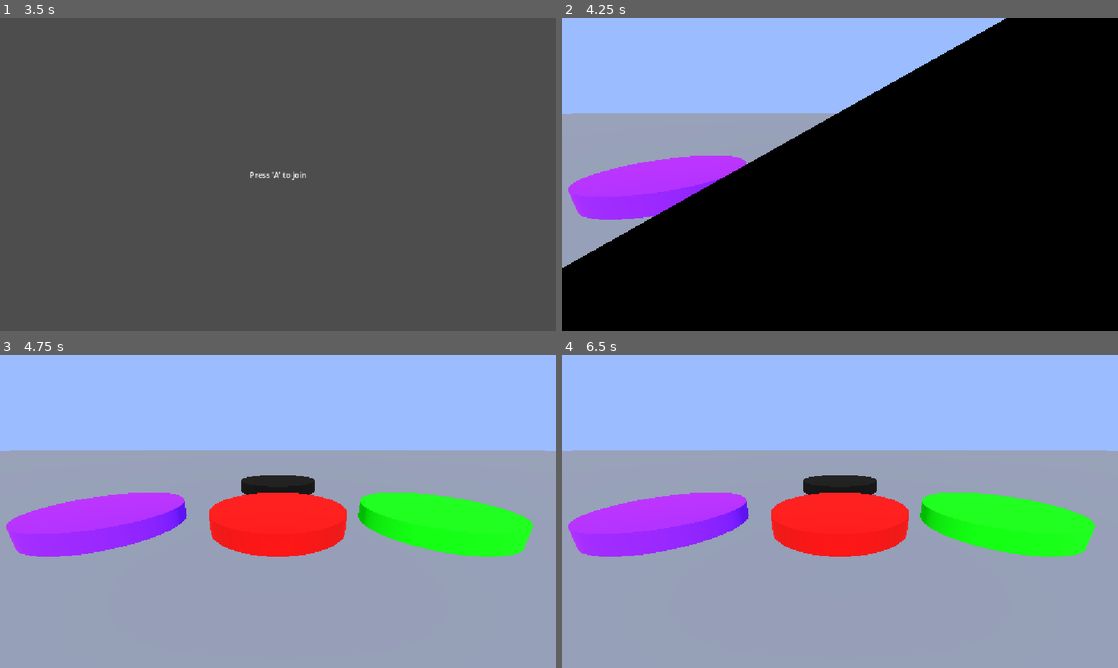
Above: before the commit, frames 1-4 (two rows, left to right).
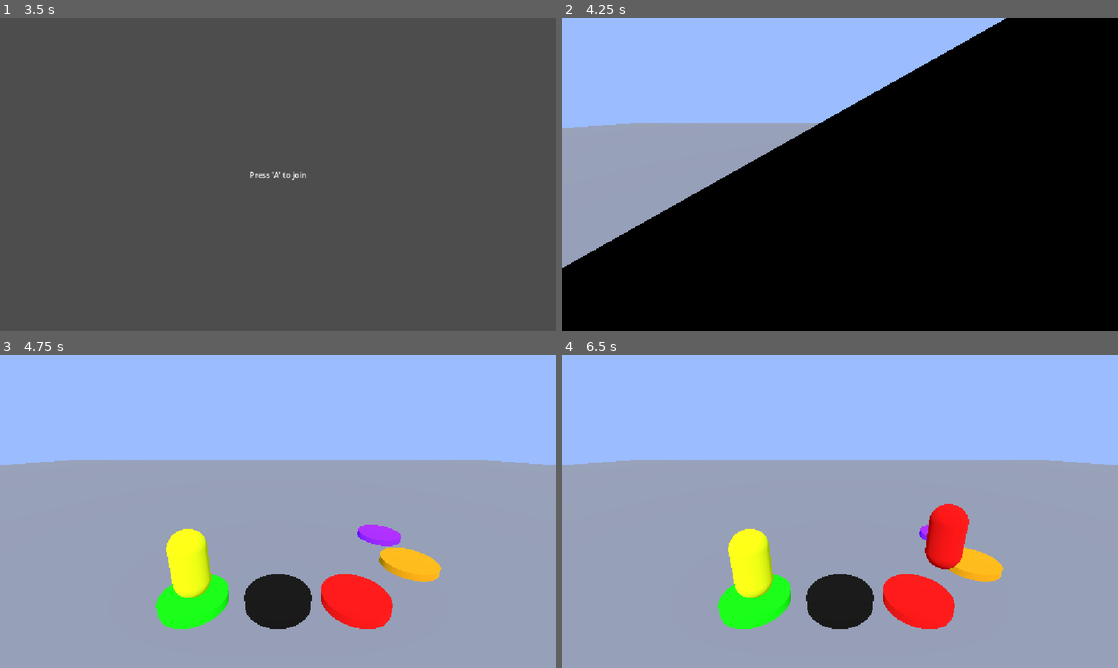
Above: after the commit, the same moments.

Repository: JZxAkuma/Game-Prototype-3
Game: Godot game, scene res://DO NOT TOUCH/Scene/main.tscn
Same seed, same stepped clock (60 frames per second), same inputs: the game is played once before the commit and once after it.
Inputs:
- Up to frame 1 (3.5 s): tap Enter at 0.5 s; hold D (right) 0.53-1.28 s; hold J (a) 0.53-1.28 s; tap K (b) at 0.8, 1.35 s; hold S (down) 1.28-2 s; tap O (lb) at 1.55, 2.85 s; click "Start" at 2 s; tap A (left) at 2.75 s; hold D (right) from 2.78 s (still down); hold L (start) from 2.78 s (still down)
- Up to frame 2 (4.25 s): tap A (left) at 3.5 s; release D (right) at 3.53 s; release L (start) at 3.53 s; hold W (up) from 3.53 s (still down); tap L (start) at 3.6 s; tap U (x) at 3.8 s
- Up to frame 3 (4.75 s): release W (up) at 4.28 s; hold A (left) from 4.28 s (still down); tap U (x) at 4.35 s; tap I (y) at 4.55 s
- Up to frame 4 (6.5 s): tap L (start) at 5, 5.75 s; tap I (y) at 5.1 s; tap J (a) at 5.3 s; release A (left) at 5.78 s; hold S (down) from 5.78 s (still down); hold J (a) from 5.78 s (still down); tap K (b) at 6.05 s

Frame 1 is identical in both runs. In frame 2, 5.6% of the frame differs, in the area x 0-50%, y 30-65%; in frame 3, 25%; in frame 4, 25%, in the area x 0-100%, y 30-88%.

Commit message:
many things
+ revised character data
+ basic board logic completed

Diff:
--- a/DO NOT TOUCH/Autoload/script/game state.gd
+++ b/DO NOT TOUCH/Autoload/script/game state.gd
@@ -14,6 +14,13 @@
 
 var current_player := 0
 
+const character_scenes : Array[PackedScene] = [
+	preload("res://DO NOT TOUCH/character/character_1.tscn"),
+	preload("res://DO NOT TOUCH/character/character_2.tscn"),
+	preload("res://DO NOT TOUCH/character/character_3.tscn"),
+	preload("res://DO NOT TOUCH/character/character_4.tscn")
+]
+
 func _new_game(slots:Array[int]) -> void:
 	players.clear()
 	for slot in slots:
--- a/DO NOT TOUCH/Resources/character1.tres
+++ b/DO NOT TOUCH/Resources/character1.tres
@@ -1,10 +1,10 @@
 [gd_resource type="Resource" script_class="CharacterData" format=3 uid="uid://cppg23tfwx7j4"]
 
-[ext_resource type="PackedScene" uid="uid://c76rs3fvuabod" path="res://DO NOT TOUCH/player card scene/character_1_card_scene.tscn" id="1_4aajc"]
+[ext_resource type="PackedScene" uid="uid://dskdy3yjm0eah" path="res://DO NOT TOUCH/character/character_1.tscn" id="1_4aajc"]
 [ext_resource type="Script" uid="uid://b723n0ibvg2gm" path="res://DO NOT TOUCH/Script/characterdata.gd" id="1_c37ga"]
 
 [resource]
 script = ExtResource("1_c37ga")
 display_name = "Character1"
-model_scene = ExtResource("1_4aajc")
+scene = ExtResource("1_4aajc")
 metadata/_custom_type_script = "uid://b723n0ibvg2gm"
--- a/DO NOT TOUCH/Resources/character2.tres
+++ b/DO NOT TOUCH/Resources/character2.tres
@@ -1,10 +1,10 @@
 [gd_resource type="Resource" script_class="CharacterData" format=3 uid="uid://embd41dfxtg2"]
 
 [ext_resource type="Script" uid="uid://b723n0ibvg2gm" path="res://DO NOT TOUCH/Script/characterdata.gd" id="1_idnc8"]
-[ext_resource type="PackedScene" uid="uid://e2qsodbskex0" path="res://DO NOT TOUCH/player card scene/character_2_card_scene.tscn" id="1_tj1xu"]
+[ext_resource type="PackedScene" uid="uid://hsmpguford56" path="res://DO NOT TOUCH/character/character_2.tscn" id="1_tj1xu"]
 
 [resource]
 script = ExtResource("1_idnc8")
 display_name = "character2"
-model_scene = ExtResource("1_tj1xu")
+scene = ExtResource("1_tj1xu")
 metadata/_custom_type_script = "uid://b723n0ibvg2gm"
--- a/DO NOT TOUCH/Resources/character3.tres
+++ b/DO NOT TOUCH/Resources/character3.tres
@@ -1,10 +1,10 @@
 [gd_resource type="Resource" script_class="CharacterData" format=3 uid="uid://vuxxvlh7frr2"]
 
 [ext_resource type="Script" uid="uid://b723n0ibvg2gm" path="res://DO NOT TOUCH/Script/characterdata.gd" id="1_gwcj6"]
-[ext_resource type="PackedScene" uid="uid://cuh6vf6i2y4t6" path="res://DO NOT TOUCH/player card scene/character_3_card_scene.tscn" id="1_q2ktc"]
+[ext_resource type="PackedScene" uid="uid://cgjc3cw3hqogk" path="res://DO NOT TOUCH/character/character_3.tscn" id="1_q2ktc"]
 
 [resource]
 script = ExtResource("1_gwcj6")
 display_name = "character3"
-model_scene = ExtResource("1_q2ktc")
+scene = ExtResource("1_q2ktc")
 metadata/_custom_type_script = "uid://b723n0ibvg2gm"
--- a/DO NOT TOUCH/Resources/character4.tres
+++ b/DO NOT TOUCH/Resources/character4.tres
@@ -1,10 +1,10 @@
 [gd_resource type="Resource" script_class="CharacterData" format=3 uid="uid://blbq6tper0v40"]
 
-[ext_resource type="PackedScene" uid="uid://cov13unm4qnax" path="res://DO NOT TOUCH/player card scene/character_4_card_scene.tscn" id="1_3t04j"]
+[ext_resource type="PackedScene" uid="uid://djc2f3nf7vobu" path="res://DO NOT TOUCH/character/character_4.tscn" id="1_3t04j"]
 [ext_resource type="Script" uid="uid://b723n0ibvg2gm" path="res://DO NOT TOUCH/Script/characterdata.gd" id="1_qoqtl"]
 
 [resource]
 script = ExtResource("1_qoqtl")
 display_name = "character4"
-model_scene = ExtResource("1_3t04j")
+scene = ExtResource("1_3t04j")
 metadata/_custom_type_script = "uid://b723n0ibvg2gm"
--- a/DO NOT TOUCH/Scene/board.tscn
+++ b/DO NOT TOUCH/Scene/board.tscn
@@ -10,8 +10,18 @@
 [sub_resource type="BoxMesh" id="BoxMesh_aygv5"]
 size = Vector3(129.30646, 1, 121.27396)
 
+[sub_resource type="Animation" id="Animation_bw800"]
+resource_name = "intro"
+
+[sub_resource type="AnimationLibrary" id="AnimationLibrary_2adw1"]
+_data = {
+&"intro": SubResource("Animation_bw800")
+}
+
 [node name="Board" type="Node3D" unique_id=2115529111]
 script = ExtResource("1_2tmgi")
+
+[node name="Tokens" type="Node3D" parent="." unique_id=1121871840]
 
 [node name="Spaces" type="Node3D" parent="." unique_id=1659851710]
 
@@ -24,10 +34,13 @@
 transform = Transform3D(1, 0, 0, 0, 1, 0, 0, 0, 1, 2.2412527, 0, 0)
 
 [node name="BoardSpace4" parent="Spaces" unique_id=1141837413 instance=ExtResource("2_bw800")]
-transform = Transform3D(1, 0, 0, 0, 1, 0, 0, 0, 1, 0, 0, -2.518043)
+transform = Transform3D(1, 0, 0, 0, 1, 0, 0, 0, 1, 4.9349594, 0, -1.8681893)
+
+[node name="BoardSpace5" parent="Spaces" unique_id=2110703701 instance=ExtResource("2_bw800")]
+transform = Transform3D(1, 0, 0, 0, 1, 0, 0, 0, 1, 5.016563, 0, -4.45407)
 
 [node name="Camera3D" type="Camera3D" parent="." unique_id=442427399]
-transform = Transform3D(1, 0, 0, 0, 0.9516222, 0.30727062, 0, -0.30727062, 0.9516222, 0, 0.8540487, 2.8680434)
+transform = Transform3D(1, 0, 0, 0, 0.9516222, 0.30727062, 0, -0.30727062, 0.9516222, 0, 4.1020727, 4.910519)
 current = true
 
 [node name="WorldEnvironment" type="WorldEnvironment" parent="." unique_id=1071959609]
@@ -39,3 +52,6 @@
 [node name="MeshInstance3D" type="MeshInstance3D" parent="." unique_id=1564352424]
 transform = Transform3D(1, 0, 0, 0, 1, 0, 0, 0, 1, -0.12936974, -0.762619, -0.874588)
 mesh = SubResource("BoxMesh_aygv5")
+
+[node name="AnimationPlayer" type="AnimationPlayer" parent="." unique_id=1659957502]
+libraries/ = SubResource("AnimationLibrary_2adw1")
--- a/DO NOT TOUCH/Scene/lobby.gd
+++ b/DO NOT TOUCH/Scene/lobby.gd
@@ -17,15 +17,34 @@
 	_refresh()
 
 func _input(event: InputEvent) -> void:
-	if event.is_action_pressed(&"a"):
-		var s = PlayerInput._register_joypad(event.device)
 	if SceneManager.busy:
 		return
 
+	# Debug: any key press = keyboard plays all 4 slots
 	if event is InputEventKey and event.pressed and not event.echo:
 		PlayerInput._register_keyboard_for_all()
 		_finish()
 		return
+
+	# Everything below is controller-only
+	if not (event is InputEventJoypadButton and event.pressed):
+		return
+
+	if event.is_action_pressed(&"a"):
+		PlayerInput._register_joypad(event.device)
+	elif event.is_action_pressed(&"b"):
+		PlayerInput._unregister_joypad(event.device)
+	elif event.is_action_pressed(&"start"):
+		if _registered_count() >= min_players:
+			_finish()
+
+
+func _registered_count() -> int:
+	var n := 0
+	for s in PlayerInput.max_player:
+		if PlayerInput._is_slot_registered(s):
+			n += 1
+	return n
 
 func _refresh() -> void:
 	for slot in PlayerInput.max_player:
--- a/DO NOT TOUCH/Script/board.gd
+++ b/DO NOT TOUCH/Script/board.gd
@@ -2,21 +2,37 @@
 class_name Board
 
 @onready var spaces_root: Node3D = $Spaces
+@onready var tokens_root: Node3D = $Tokens
+@onready var anim: AnimationPlayer = $AnimationPlayer
+@onready var camera: Camera3D = $Camera3D
+
+
 
 var spaces: Array[BoardSpace] = []
+var tokens := {}
+
+const WEIGHTS := {
+	BoardSpace.Type.BLANK: 4.0,
+	BoardSpace.Type.GAIN: 3.0,
+	BoardSpace.Type.LOSE: 2.0,
+	BoardSpace.Type.EVENT: 1.0,
+	BoardSpace.Type.MINIGAME: 1.0,
+	BoardSpace.Type.SHOP: 1.0,
+}
+
 
 # Called when the node enters the scene tree for the first time.
 func _ready() -> void:
 	_collect_spaces()
 	_link_spaces()
-	randomize_types(12345, {
-		BoardSpace.Type.BLANK: 4.0,
-		BoardSpace.Type.GAIN: 3.0,
-		BoardSpace.Type.LOSE: 2.0,
-		BoardSpace.Type.EVENT: 1.0,
-		BoardSpace.Type.MINIGAME: 1.0,
-		BoardSpace.Type.SHOP: 1.0,
-	})
+	randomize_types(GameState.board_seed,WEIGHTS)
+
+	_spawn_characters()
+
+	if SceneManager.busy:
+		await SceneManager.scene_changed
+
+	_run_game()
 
 func _collect_spaces() -> void:
 	spaces.clear()
@@ -82,12 +98,24 @@
 
 	return BoardSpace.Type.BLANK
 
-func move_token(token: Node3D, from: BoardSpace, steps: int) -> BoardSpace:
+func _spawn_characters() -> void:
+	for p in GameState.players:
+		var c : PlayerCharacter = GameState.character_scenes[p.character].instantiate()
+		tokens_root.add_child(c)
+		c.setup(p.slot)
+		c.set_mode(PlayerCharacter.Mode.LOCKED)
+		c.global_position = spaces[p.space_index].get_anchor_position()
+		tokens[p.slot] = c
+
+func _move_token(token: PlayerCharacter, from: BoardSpace, steps: int) -> BoardSpace:
 	var current := from
 	for i in steps:
 		current = current.next[0]
 		var start := token.global_position
 		var end := current.get_anchor_position()
+		var flat := Vector3(end.x, start.y, end.z)
+		if not flat.is_equal_approx(start):
+			token.look_at(flat, Vector3.UP)
 		var tw := create_tween()
 		tw.tween_method(func(t: float) -> void:
 			var p := start.lerp(end, t)
@@ -95,8 +123,45 @@
 			token.global_position = p
 		, 0.0, 1.0, 0.3)
 		await tw.finished
+		if not is_inside_tree():
+			return current
 	return current
 
+func _run_game() -> void:
+	if not anim.has_animation("intro"):
+		return
+	anim.play("intro")
+	await anim.animation_finished
+
+	while is_inside_tree():
+		await _play_turn(GameState.current_player)
+		if not is_inside_tree():
+			return
+		GameState._next_player()
+
+func _play_turn(player_index: int) -> void:
+	var p := GameState.players[player_index]
+
+	var a := PlayerInput._act(p.slot, &"a")
+	while not Input.is_action_just_pressed(a):
+		await get_tree().process_frame
+		if not is_inside_tree():
+			return
+	var roll := randi_range(1,6)
+	print("P%d rolled %d" % [p.slot + 1, roll])
+
+	var landed := await _move_token(tokens[p.slot],spaces[p.space_index],roll)
+	if not is_inside_tree():
+		return
+	p.space_index = landed.index
+
+	match landed.type:
+		BoardSpace.Type.GAIN:
+			p.coins += 3
+		BoardSpace.Type.LOSE:
+			p.coins = max(0, p.coins - 3)
+		_:
+			pass
 # Called every frame. 'delta' is the elapsed time since the previous frame.
 #func _process(delta: float) -> void:
 	#pass
--- /dev/null
+++ b/DO NOT TOUCH/Script/character.gd
@@ -0,0 +1,16 @@
+extends CharacterBody3D
+class_name PlayerCharacter
+
+enum Mode { LOCKED, BUTTON_MASH, TUG_OF_WAR, RHYTHM, SUMO }
+
+var slot := 0
+var mode := Mode.LOCKED
+
+func setup(p_slot: int) -> void:
+	slot = p_slot
+
+func set_mode(new_mode: Mode) -> void:
+	mode = new_mode
+
+func play_anim(anim_name: StringName) -> void:
+	pass
--- a/DO NOT TOUCH/Script/characterdata.gd
+++ b/DO NOT TOUCH/Script/characterdata.gd
@@ -2,4 +2,4 @@
 extends Resource
 
 @export var display_name := ""
-@export var model_scene: PackedScene
+@export var scene: PackedScene
--- a/DO NOT TOUCH/Script/main.gd
+++ b/DO NOT TOUCH/Script/main.gd
@@ -10,5 +10,3 @@
 	SceneManager.register_container(self)
 
 # Called every frame. 'delta' is the elapsed time since the previous frame.
-func _process(delta: float) -> void:
-	pass
--- a/DO NOT TOUCH/Script/player_card.gd
+++ b/DO NOT TOUCH/Script/player_card.gd
@@ -7,4 +7,8 @@
 func _setup(slot: int, data: CharacterData) -> void:
 	slot_label.text = "P%d" % (slot + 1)
 	name_label.text = data.display_name
-	model_holder.add_child(data.model_scene.instantiate())
+
+	var c = data.scene.instantiate()
+	model_holder.add_child(c)
+	c.setup(slot)
+	c.set_mode(c.Mode.LOCKED)
--- /dev/null
+++ b/DO NOT TOUCH/character/character_1.tscn
@@ -0,0 +1,22 @@
+[gd_scene format=3 uid="uid://dskdy3yjm0eah"]
+
+[ext_resource type="Script" uid="uid://pnjk3kh738v" path="res://DO NOT TOUCH/Script/character.gd" id="1_f2w1j"]
+
+[sub_resource type="StandardMaterial3D" id="StandardMaterial3D_3jrws"]
+albedo_color = Color(1, 0, 0, 1)
+
+[sub_resource type="CapsuleMesh" id="CapsuleMesh_3jrws"]
+material = SubResource("StandardMaterial3D_3jrws")
+
+[sub_resource type="CapsuleShape3D" id="CapsuleShape3D_f2w1j"]
+
+[node name="character1" type="CharacterBody3D" unique_id=1051749168]
+script = ExtResource("1_f2w1j")
+
+[node name="MeshInstance3D" type="MeshInstance3D" parent="." unique_id=1071589668]
+transform = Transform3D(1, 0, 0, 0, 1, 0, 0, 0, 1, 0, 1, 0)
+mesh = SubResource("CapsuleMesh_3jrws")
+
+[node name="CollisionShape3D" type="CollisionShape3D" parent="." unique_id=524550549]
+transform = Transform3D(1, 0, 0, 0, 1, 0, 0, 0, 1, 0, 1, 0)
+shape = SubResource("CapsuleShape3D_f2w1j")
--- /dev/null
+++ b/DO NOT TOUCH/character/character_2.tscn
@@ -0,0 +1,22 @@
+[gd_scene format=3 uid="uid://hsmpguford56"]
+
+[ext_resource type="Script" uid="uid://pnjk3kh738v" path="res://DO NOT TOUCH/Script/character.gd" id="1_qe32p"]
+
+[sub_resource type="StandardMaterial3D" id="StandardMaterial3D_aygv5"]
+albedo_color = Color(0, 1, 0, 1)
+
+[sub_resource type="CapsuleMesh" id="CapsuleMesh_fudj5"]
+material = SubResource("StandardMaterial3D_aygv5")
+
+[sub_resource type="CapsuleShape3D" id="CapsuleShape3D_f2w1j"]
+
+[node name="character2" type="CharacterBody3D" unique_id=1051749168]
+script = ExtResource("1_qe32p")
+
+[node name="MeshInstance3D" type="MeshInstance3D" parent="." unique_id=1071589668]
+transform = Transform3D(1, 0, 0, 0, 1, 0, 0, 0, 1, 0, 1, 0)
+mesh = SubResource("CapsuleMesh_fudj5")
+
+[node name="CollisionShape3D" type="CollisionShape3D" parent="." unique_id=524550549]
+transform = Transform3D(1, 0, 0, 0, 1, 0, 0, 0, 1, 0, 1, 0)
+shape = SubResource("CapsuleShape3D_f2w1j")
--- /dev/null
+++ b/DO NOT TOUCH/character/character_3.tscn
@@ -0,0 +1,22 @@
+[gd_scene format=3 uid="uid://cgjc3cw3hqogk"]
+
+[ext_resource type="Script" uid="uid://pnjk3kh738v" path="res://DO NOT TOUCH/Script/character.gd" id="1_xk2ag"]
+
+[sub_resource type="StandardMaterial3D" id="StandardMaterial3D_vv3h2"]
+albedo_color = Color(0, 0, 1, 1)
+
+[sub_resource type="CapsuleMesh" id="CapsuleMesh_06f8o"]
+material = SubResource("StandardMaterial3D_vv3h2")
+
+[sub_resource type="CapsuleShape3D" id="CapsuleShape3D_f2w1j"]
+
+[node name="character3" type="CharacterBody3D" unique_id=1051749168]
+script = ExtResource("1_xk2ag")
+
+[node name="MeshInstance3D" type="MeshInstance3D" parent="." unique_id=1071589668]
+transform = Transform3D(1, 0, 0, 0, 1, 0, 0, 0, 1, 0, 1, 0)
+mesh = SubResource("CapsuleMesh_06f8o")
+
+[node name="CollisionShape3D" type="CollisionShape3D" parent="." unique_id=524550549]
+transform = Transform3D(1, 0, 0, 0, 1, 0, 0, 0, 1, 0, 1, 0)
+shape = SubResource("CapsuleShape3D_f2w1j")
--- /dev/null
+++ b/DO NOT TOUCH/character/character_4.tscn
@@ -0,0 +1,22 @@
+[gd_scene format=3 uid="uid://djc2f3nf7vobu"]
+
+[ext_resource type="Script" uid="uid://pnjk3kh738v" path="res://DO NOT TOUCH/Script/character.gd" id="1_85yqc"]
+
+[sub_resource type="StandardMaterial3D" id="StandardMaterial3D_be5t1"]
+albedo_color = Color(1, 1, 0, 1)
+
+[sub_resource type="CapsuleMesh" id="CapsuleMesh_ssb5l"]
+material = SubResource("StandardMaterial3D_be5t1")
+
+[sub_resource type="CapsuleShape3D" id="CapsuleShape3D_f2w1j"]
+
+[node name="character4" type="CharacterBody3D" unique_id=1051749168]
+script = ExtResource("1_85yqc")
+
+[node name="MeshInstance3D" type="MeshInstance3D" parent="." unique_id=1071589668]
+transform = Transform3D(1, 0, 0, 0, 1, 0, 0, 0, 1, 0, 1, 0)
+mesh = SubResource("CapsuleMesh_ssb5l")
+
+[node name="CollisionShape3D" type="CollisionShape3D" parent="." unique_id=524550549]
+transform = Transform3D(1, 0, 0, 0, 1, 0, 0, 0, 1, 0, 1, 0)
+shape = SubResource("CapsuleShape3D_f2w1j")
Not shown, added: DO NOT TOUCH/Script/character.gd.uid
